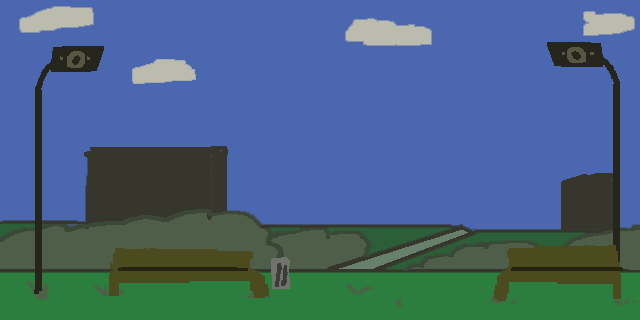
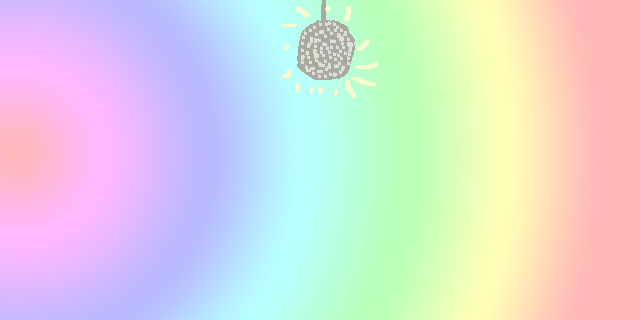
Revision of a layered w=640, h=320 image; what changed, layer by layer:
added layer "Layer 6" above "Layer 7" over [297, 0, 355, 80]
added layer "Layer 7" (color, 28%) above "Layer 3" over [0, 0, 640, 320]
hid "Layer 3" over [34, 46, 623, 298]
hid "Layer 1" over [494, 245, 621, 301]
hid "Layer 4" over [547, 42, 621, 278]
hid "Layer 5" over [0, 0, 640, 320]
